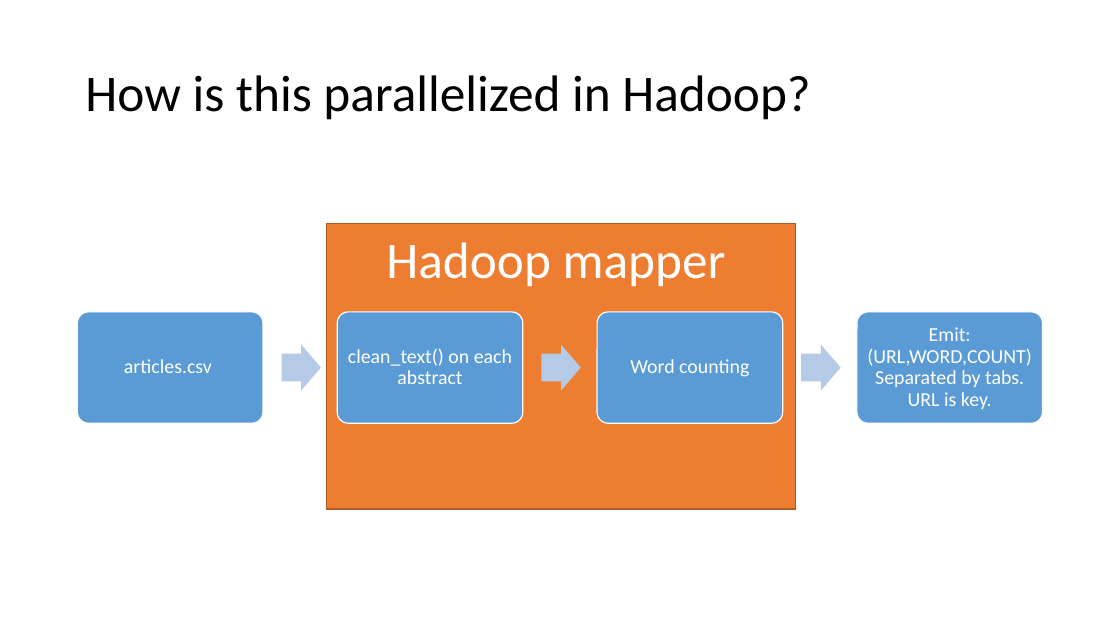
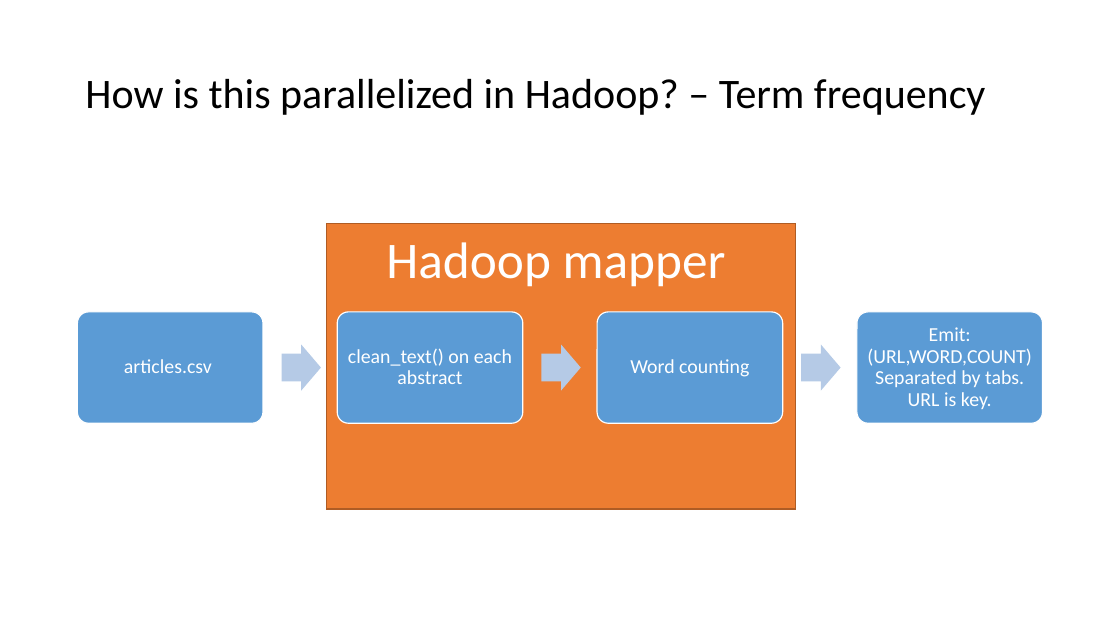
Before and after one commit to lnunno/big-data-nyt-tf-idf, a slide deck: slide 7 of docs/presentation.pptx (slide 6 before the commit). Drawn at 1120x630 pixels with LibreOffice and Linux fonts; fonts in the diff are those of the drawing. Boxes give left, top, right and bottom in pixels: in the first picture for what was removed or moved away, otherwise in the second. Text is boxed around its words. In the diff, an @@ line names an element or a change of style, - is before the commit and + after.

```diff
--- a/docs/presentation.pptx
+++ b/docs/presentation.pptx
@@ title at (85, 79, 985, 115): text changed; size 44 to 36 pt @@
-How is this parallelized in Hadoop?
+How is this parallelized in Hadoop? – Term frequency
```
Also in this commit, not shown: 3 other slides changed, 8 slides added, 2 slides removed.
